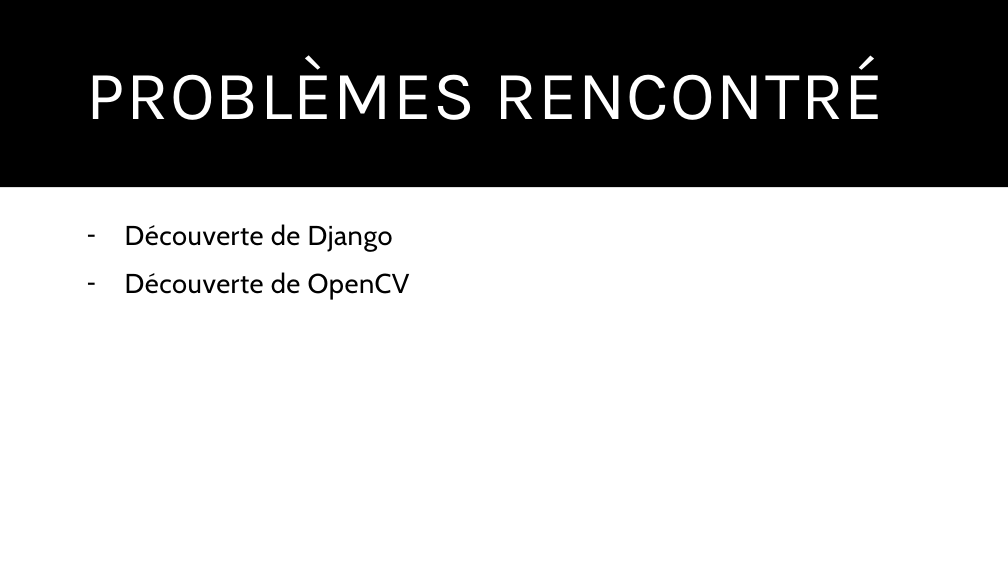
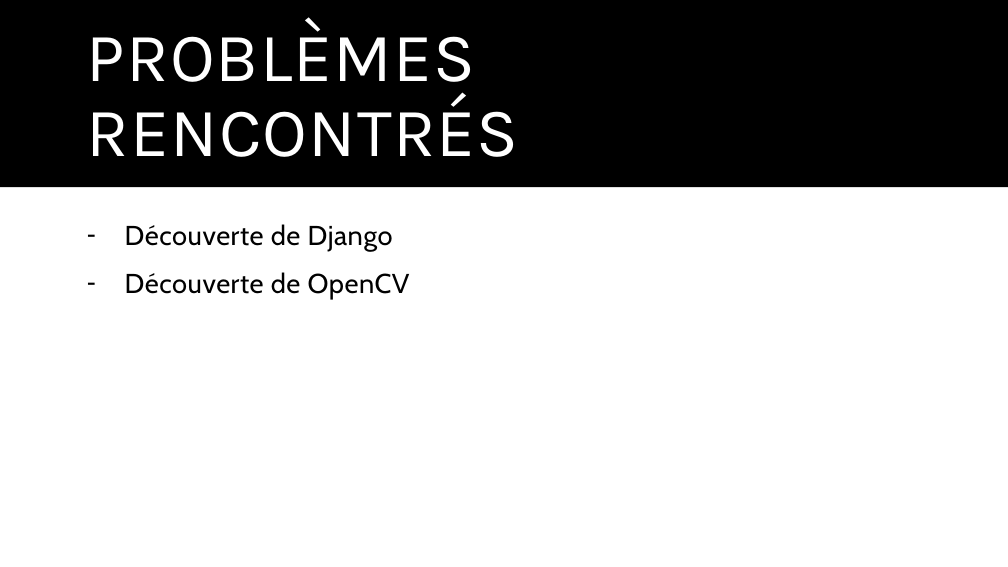
Before and after one commit to Thiback/DoliSquadAlarm, a slide deck: slide 4 of DoliSquadAlarm.pptx. Drawn at 1008x567 pixels with LibreOffice and Linux fonts; fonts in the diff are those of the drawing. Boxes give left, top, right and bottom in pixels: in the first picture for what was removed or moved away, otherwise in the second. Text is boxed around its words. In the diff, an @@ line names an element or a change of style, - is before the commit and + after.

```diff
--- a/DoliSquadAlarm.pptx
+++ b/DoliSquadAlarm.pptx
@@ title at [87,19,519,157]: text changed @@
-PROBLÈMES RENCONTRÉ
+PROBLÈMES RENCONTRÉS
```
